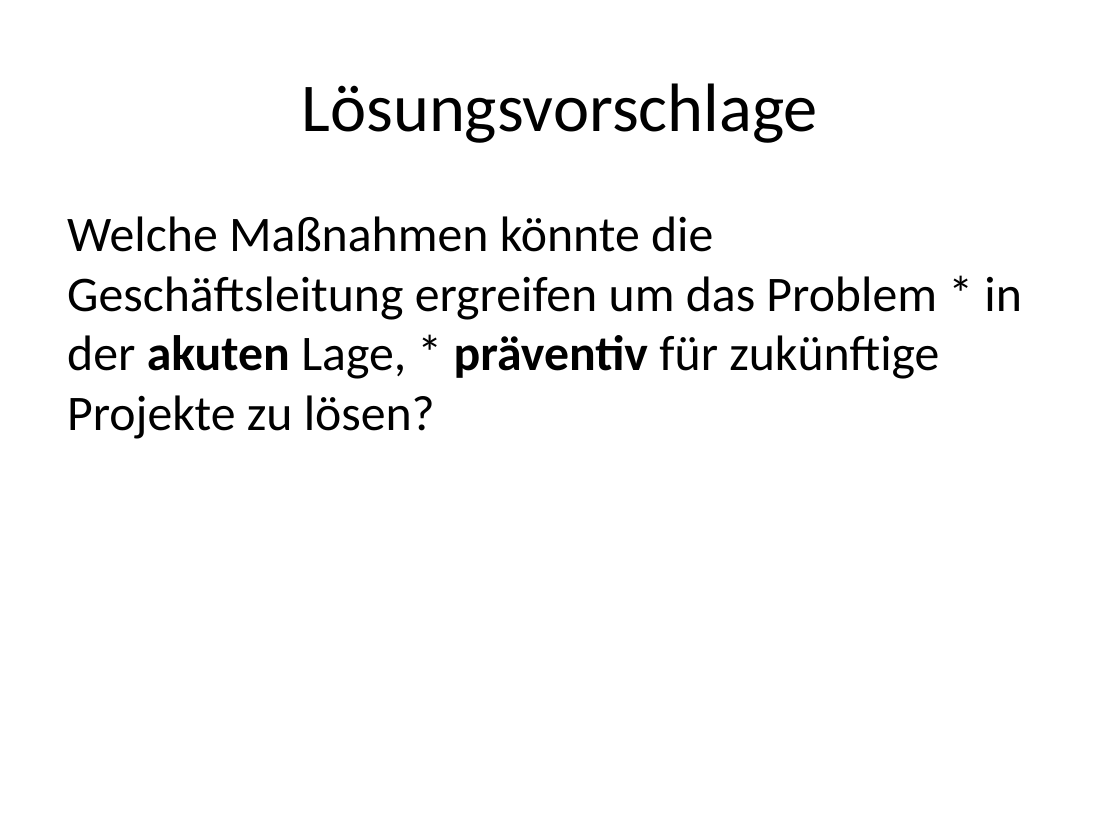
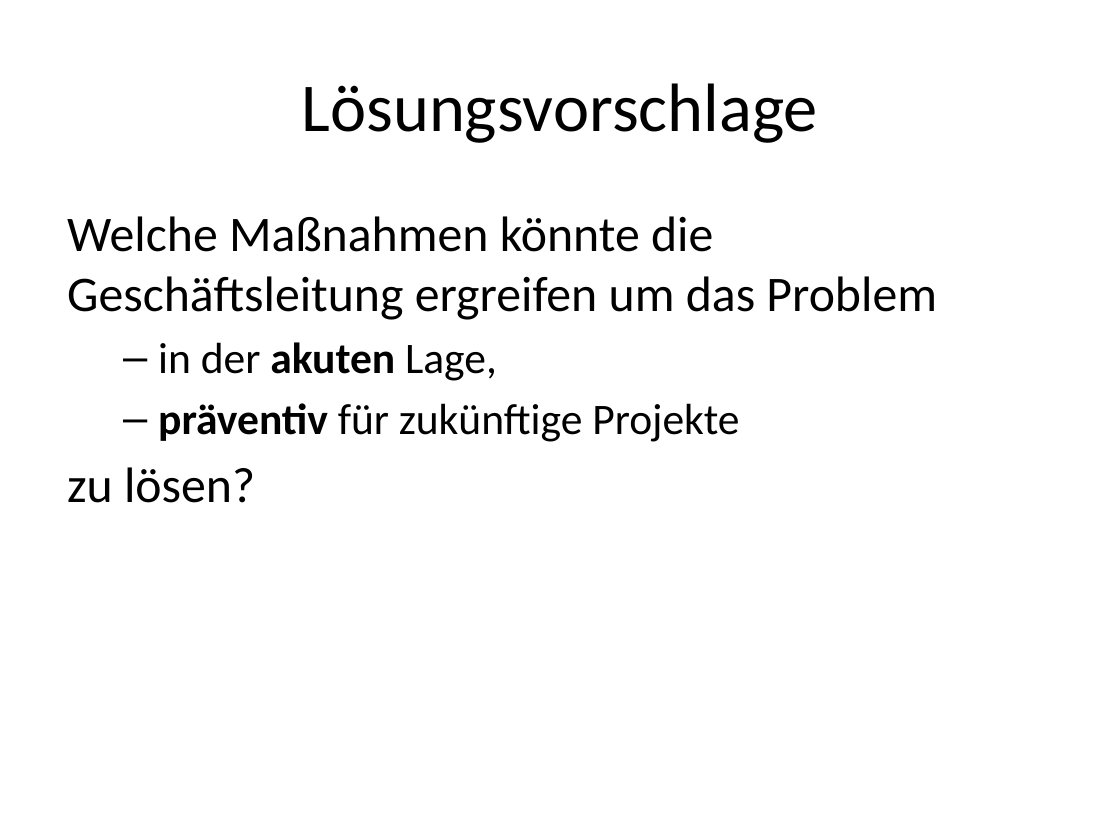
Before and after one commit to roman91DE/wipaed, a slide deck: slide 14 of praktikum/praesentation/praesentation.pptx. Drawn at 1120x840 pixels with LibreOffice and Linux fonts; fonts in the diff are those of the drawing. Boxes give left, top, right and bottom in pixels: in the first picture for what was removed or moved away, otherwise in the second. Text is boxed around its words. In the diff, an @@ line names an element or a change of style, - is before the commit and + after.

```diff
--- a/praktikum/praesentation/praesentation.pptx
+++ b/praktikum/praesentation/praesentation.pptx
@@ text at (67,216,937,503): text changed @@
-Welche Maßnahmen könnte die Geschäftsleitung ergreifen um das Problem * in der akuten Lage, * präventiv für zukünftige Projekte zu lösen?
+Welche Maßnahmen könnte die Geschäftsleitung ergreifen um das Problem
+  – in der akuten Lage,
+  – präventiv für zukünftige Projekte
+zu lösen?
```
Also in this commit, not shown: 14 other slides changed, 3 other files.
